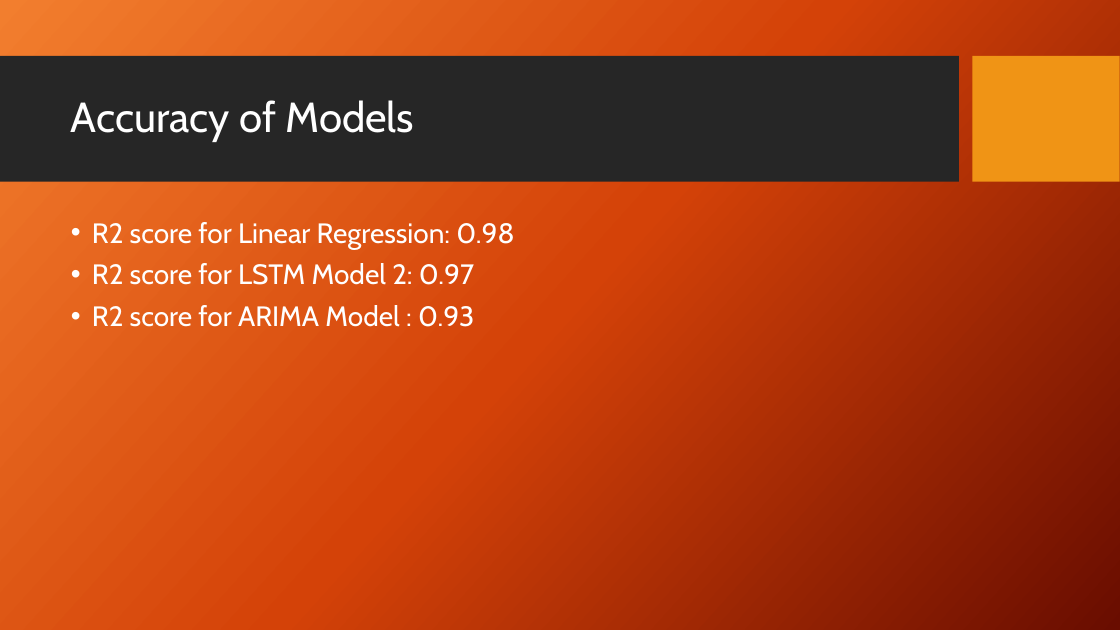
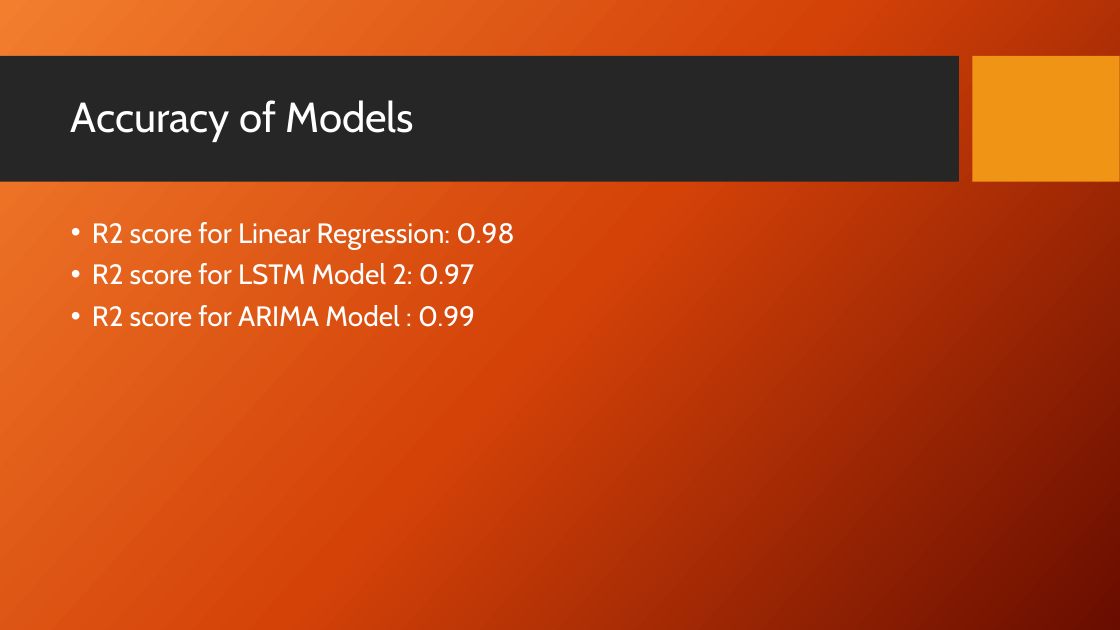
Before and after one commit to helleborus22/Machine-Learning-Project4, a slide deck: slide 8 of Project 4 Group 6 112922.pptx. Drawn at 1120x630 pixels with LibreOffice and Linux fonts; fonts in the diff are those of the drawing; background and template pictures are left out. Boxes give left, top, right and bottom in pixels: in the first picture for what was removed or moved away, otherwise in the second. Text is boxed around its words. In the diff, an @@ line names an element or a change of style, - is before the commit and + after.

```diff
--- a/Project 4 Group 6 112922.pptx
+++ b/Project 4 Group 6 112922.pptx
@@ text at [92,305,475,327]: text changed @@
-• R2 score for ARIMA Model : 0.93
+• R2 score for ARIMA Model : 0.99
```
Also in this commit, not shown: 3 other slides changed.
